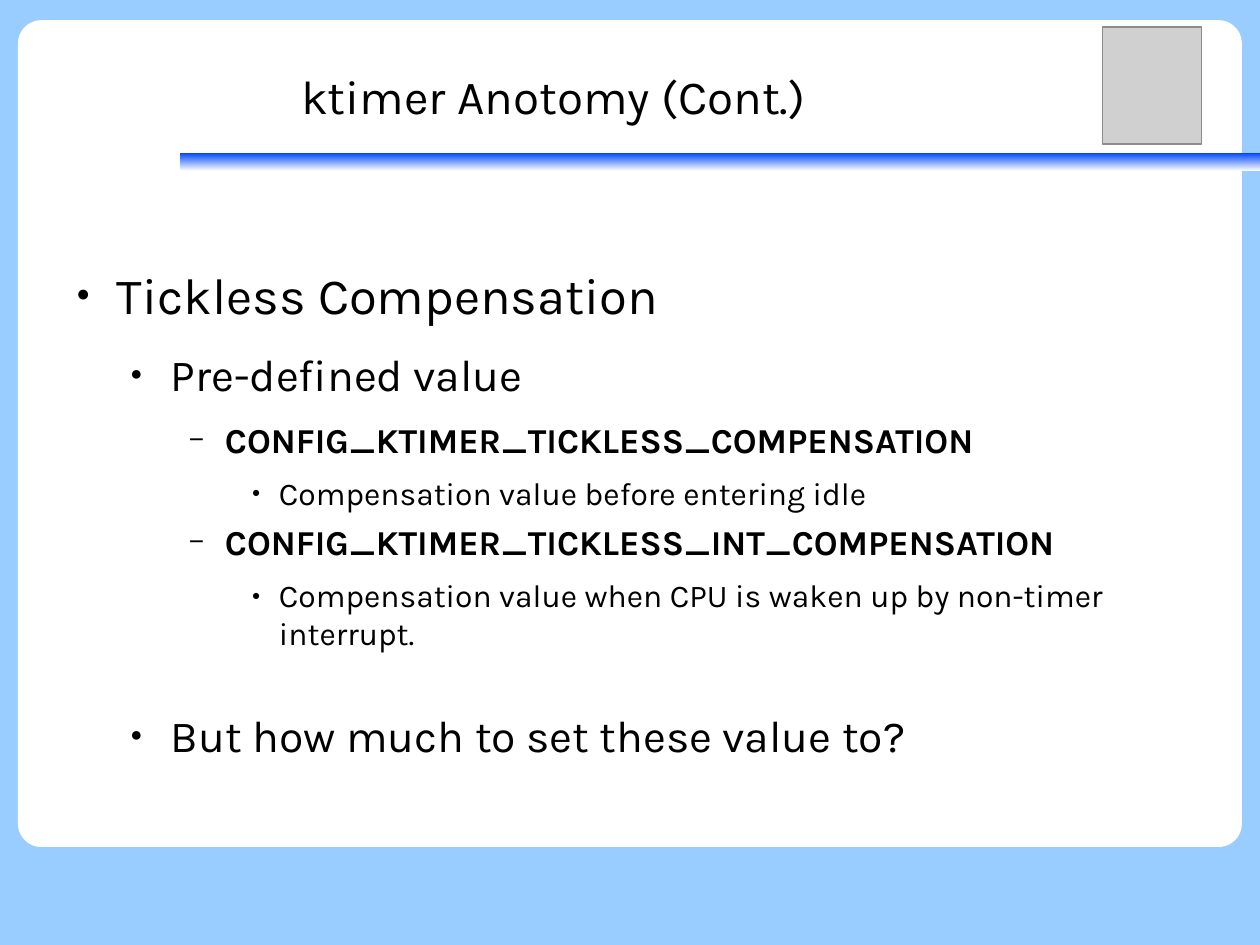
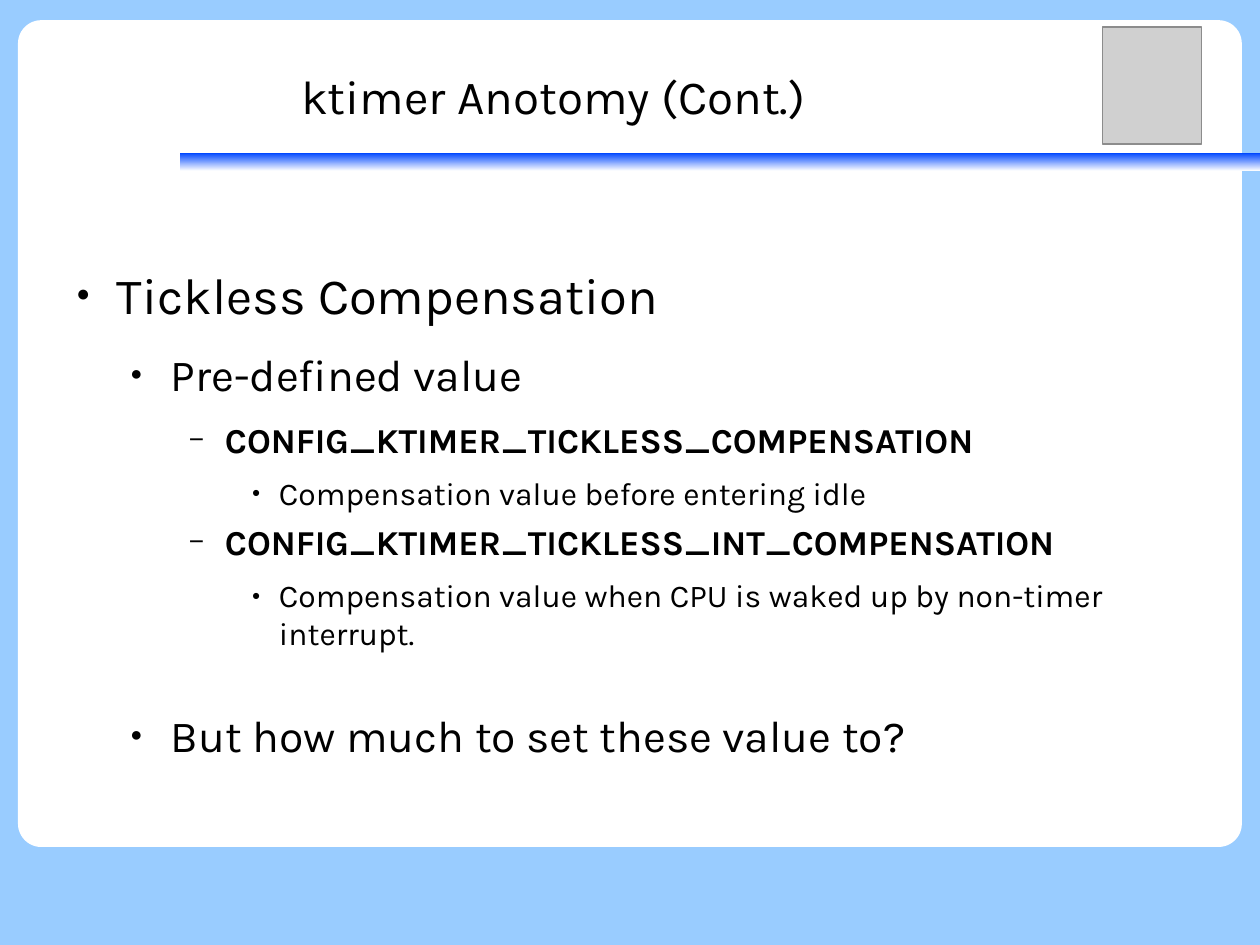
Before and after one commit to vh21/documents, a slide deck: slide 40 of ukernel/f9-microkernel-ktimer.odp. Drawn at 1260x945 pixels with LibreOffice and Linux fonts; fonts in the diff are those of the drawing; grey boxes stand for pictures. Boxes give left, top, right and bottom in pixels: in the first picture for what was removed or moved away, otherwise in the second. Text is boxed around its words. In the diff, an @@ line names an element or a change of style, - is before the commit and + after.

Commit message:
ukernel: f9kernel: fix typo

```diff
--- a/ukernel/f9-microkernel-ktimer.odp
+++ b/ukernel/f9-microkernel-ktimer.odp
@@ text at (x1=279, y1=585, x2=1103, y2=653): text changed @@
-      ● Compensation value when CPU is waken up by non-timer interrupt.
+      ● Compensation value when CPU is waked up by non-timer interrupt.
```
Also in this commit, not shown: 6 other slides changed.
